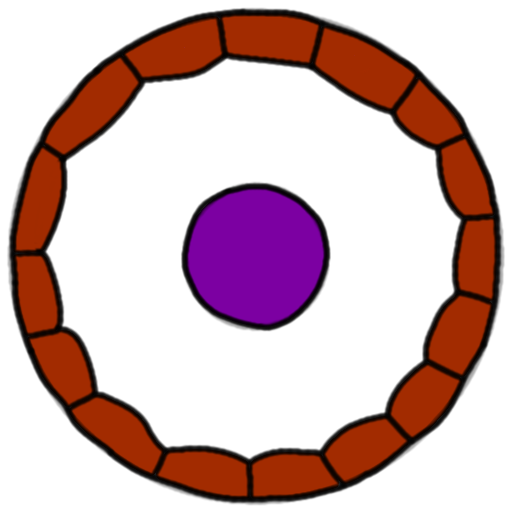
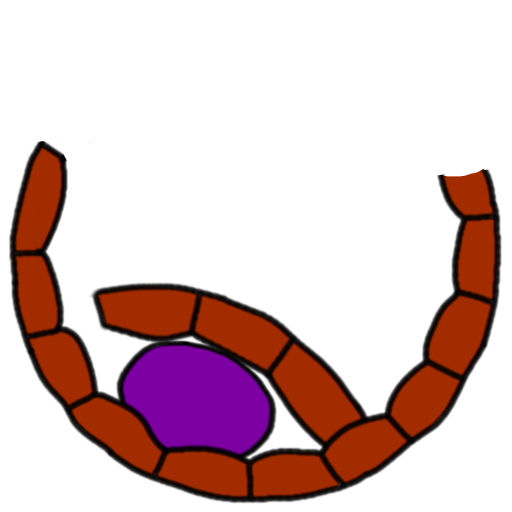
Layer changes from the first 512×512 image to the second:
added group "Mort" with 8 layers above "Vivant" over bbox(6, 7, 505, 506)
added layer "Calque de dessin 2" (1st of 4, in "Mort") in group "Mort" over bbox(6, 7, 505, 506)
added layer "Calque de dessin 4" (1st of 5, in "Mort") in group "Mort" over bbox(6, 7, 505, 506)
added group "Haut" with 2 layers in group "Mort" over bbox(7, 238, 391, 494)
added layer "Calque de dessin 2" (2nd of 4, in "Mort" › "Haut") in group "Haut" over bbox(7, 238, 391, 494)
added layer "Calque de dessin 4" (2nd of 5, in "Mort" › "Haut") in group "Haut" over bbox(71, 238, 391, 494)
added group "Noyo" with 2 layers in group "Mort" over bbox(113, 309, 305, 501)
added layer "Calque de dessin 2" (3rd of 4, in "Mort" › "Noyo") in group "Noyo" over bbox(113, 309, 305, 501)
added layer "Calque de dessin 4" (3rd of 5, in "Mort" › "Noyo") in group "Noyo" over bbox(113, 309, 305, 501)
moved "Calque de dessin 2" (4th of 4, in "Vivant") into group "Vivant", painted on it over bbox(6, 7, 505, 506)
hid "Calque de dessin 1", moved it into group "Vivant", painted on it over bbox(6, 7, 505, 506)
moved "Calque de dessin 4" (5th of 5, in "Vivant") into group "Vivant" over bbox(6, 7, 505, 506)
